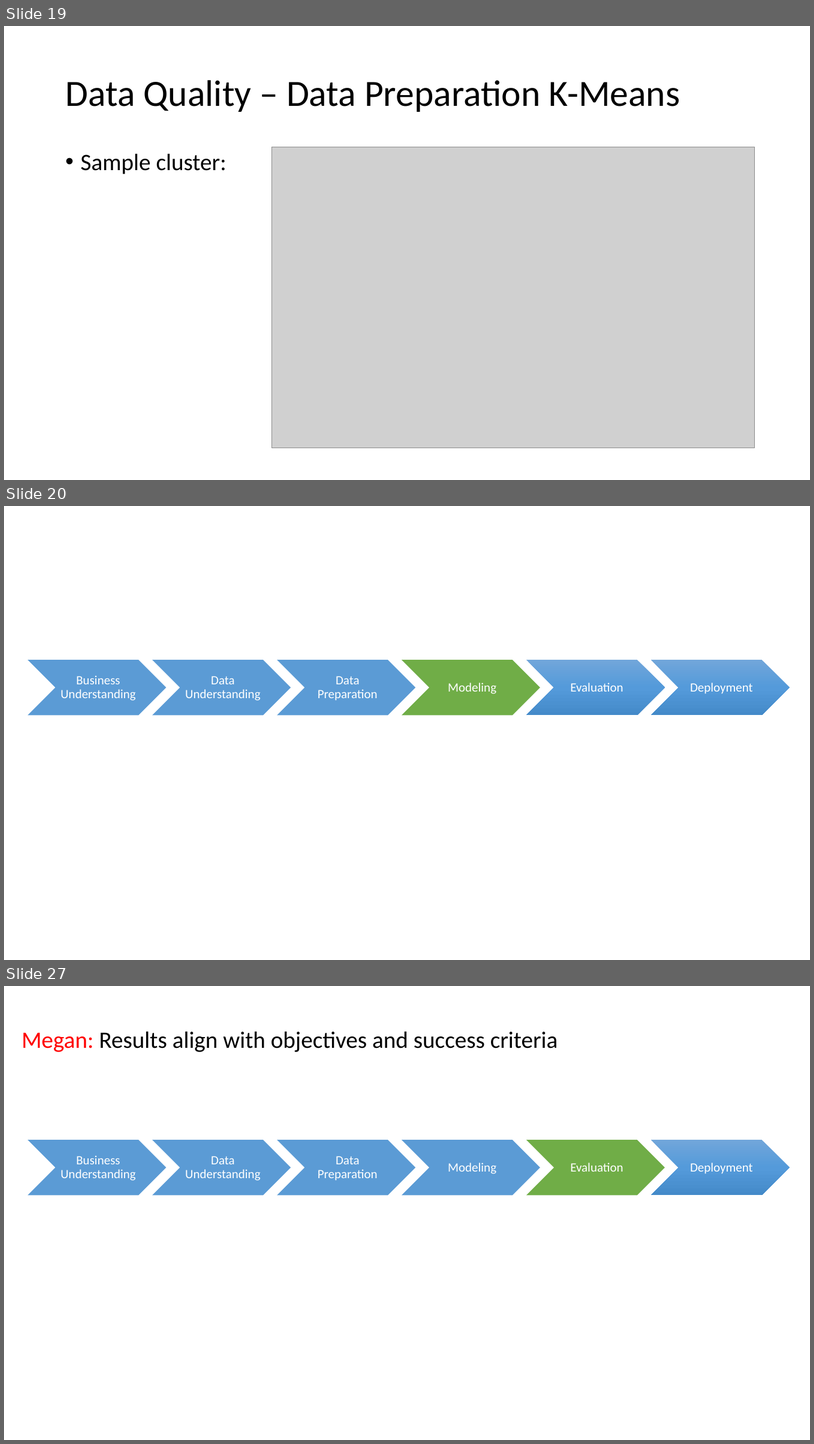
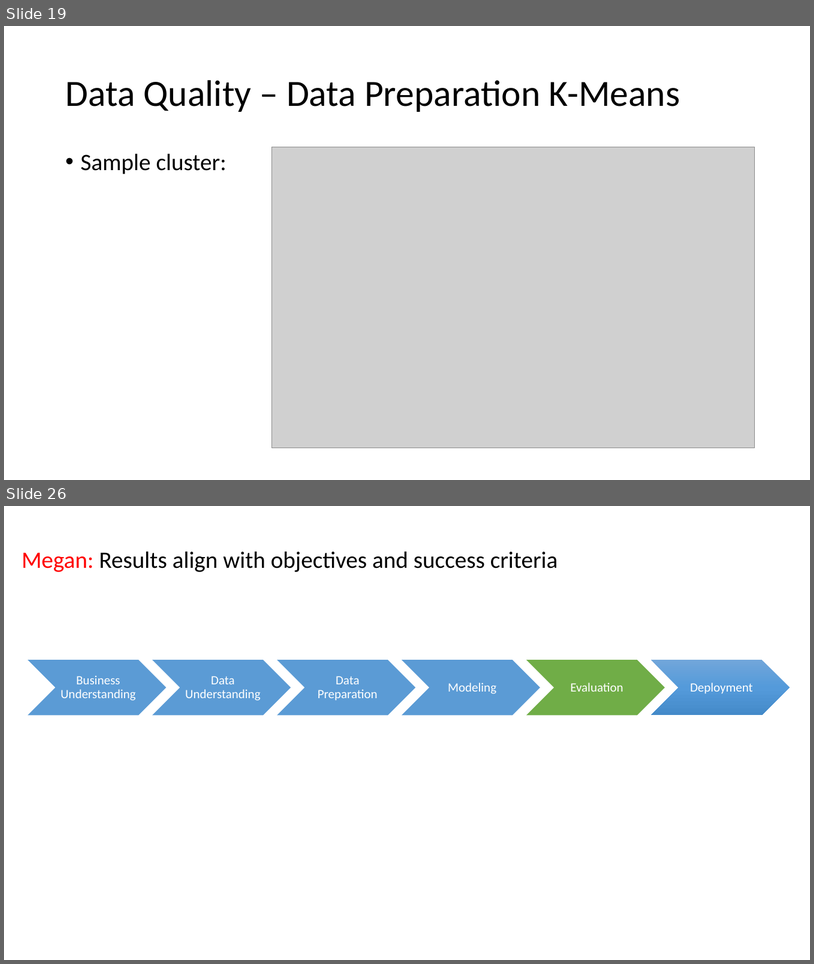
Before and after one commit to mGalarnyk/Machine_Learning_Froyo, a slide deck: Current_Powerpoint/Froyo_v2.pptx. Shown one above the other, each under a label of ours: slides 19, 20 and 27 before the commit, slides 19 and 26 after it; the slides between them are not shown. The pictures are 814x1444 and 814x964 pixels, drawn with LibreOffice and Linux fonts; fonts in the diff are those of the drawing; grey boxes stand for pictures. Boxes give left, top, right and bottom in pixels: in the first picture for what was removed or moved away, otherwise in the second. Text is boxed around its words. In the diff, an @@ line names an element or a change of style, - is before the commit and + after.

Commit message:
updated

```diff
--- a/Current_Powerpoint/Froyo_v2.pptx
+++ b/Current_Powerpoint/Froyo_v2.pptx
@@ slide 20 removed at bbox=[4, 506, 810, 960], background #FFFFFF @@
@@ group removed at bbox=[27, 660, 790, 715]: 6 chevrons, 6 texts @@
-Business Understanding
-Data Understanding
-Data Preparation
-Modeling
-Evaluation
-Deployment
@@ what was slide 27 is now slide 26 @@
```
Also in this commit, not shown: 6 slides changed.
